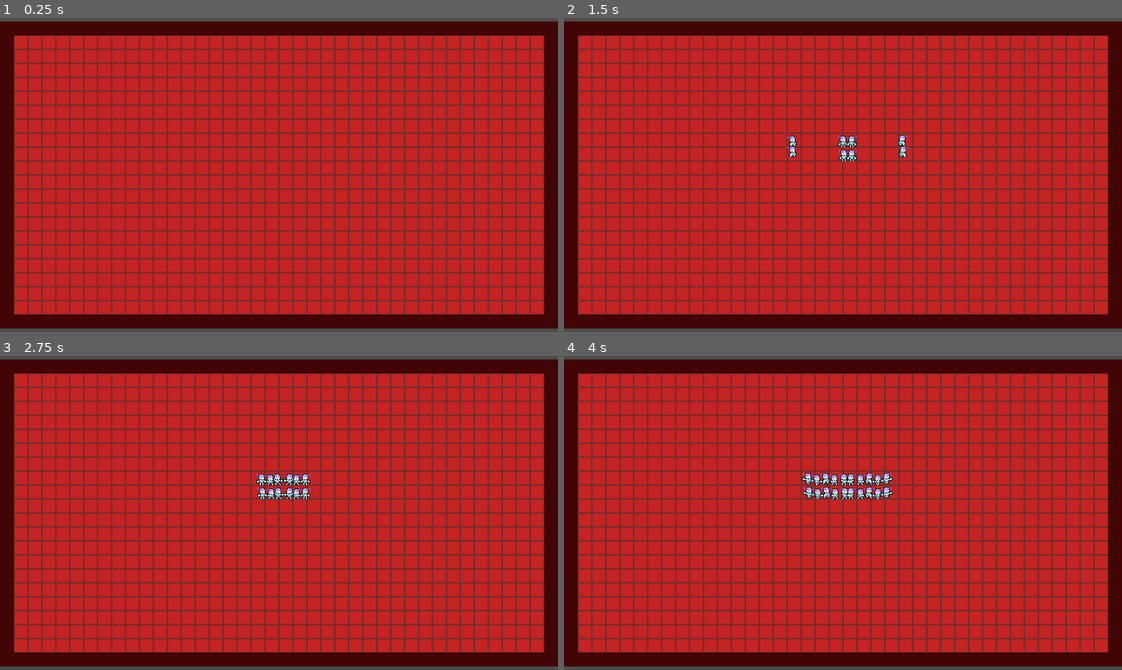
Above: before the commit, frames 1-4 (two rows, left to right).
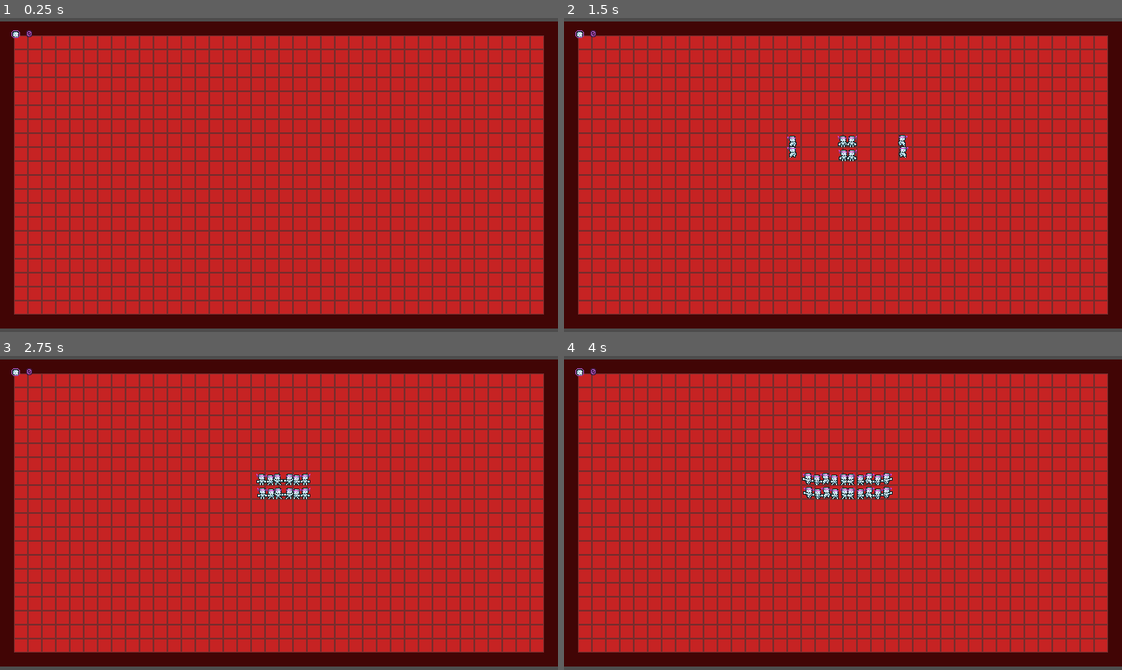
Above: after the commit, the same moments.

Repository: Hugo-Carbiener/Tinycromancer
Game: Godot game, scene res://scenes/combat.tscn
Two runs of this game, one before a commit and one after it. Both use one fixed random seed, a clock stepped at 60 frames per second and the inputs below.
Inputs:
- Up to frame 1 (0.25 s): no input
- Up to frame 2 (1.5 s): tap Enter at 0.5 s; tap Space (espace) at 0.6, 1.35 s
- Up to frame 3 (2.75 s): tap Space (espace) at 2.1 s
- Up to frame 4 (4 s): tap Space (espace) at 2.85, 3.6 s

The runs differ from the first frame. In frame 1, less than 0.1% of the frame differs, in the area x 2-6%, y 3-7%; in frame 2, less than 0.1%; in frame 3, less than 0.1%; in frame 4, less than 0.1%.

Commit message:
Add currency gains

Diff:
--- /dev/null
+++ b/tini-cromancer/fonts/default.tres
@@ -0,0 +1,10 @@
+[gd_resource type="LabelSettings" load_steps=2 format=3 uid="uid://iv4116vilm50"]
+
+[ext_resource type="FontFile" uid="uid://1a0dtola0qk5" path="res://fonts/Dedicool.ttf" id="1_q43l0"]
+
+[resource]
+font = ExtResource("1_q43l0")
+font_size = 8
+font_color = Color(0.63529414, 0.30588236, 0.6862745, 1)
+outline_size = 4
+outline_color = Color(0.23529412, 0.09019608, 0.24705882, 1)
--- a/tini-cromancer/fonts/subtitle.tres
+++ b/tini-cromancer/fonts/subtitle.tres
@@ -4,6 +4,6 @@
 
 [resource]
 font = ExtResource("1_yqkbg")
-font_color = Color(0.5019608, 0.23137255, 0.52156866, 1)
+font_color = Color(0.63529414, 0.30588236, 0.6862745, 1)
 outline_size = 8
 outline_color = Color(0.23529412, 0.09019608, 0.24705882, 1)
--- a/tini-cromancer/fonts/title.tres
+++ b/tini-cromancer/fonts/title.tres
@@ -5,6 +5,6 @@
 [resource]
 font = ExtResource("1_mowgd")
 font_size = 32
-font_color = Color(0.7764706, 0.24705882, 0.75686276, 1)
+font_color = Color(0.63529414, 0.30588236, 0.6862745, 1)
 outline_size = 8
 outline_color = Color(0, 0, 0, 1)
--- a/tini-cromancer/scenes/combat.tscn
+++ b/tini-cromancer/scenes/combat.tscn
@@ -6,6 +6,9 @@
 [ext_resource type="Script" uid="uid://bwx3yv01dmx70" path="res://scripts/ui/WinScreen.gd" id="4_p71o4"]
 [ext_resource type="LabelSettings" uid="uid://cihjvaf0nbdvx" path="res://fonts/title.tres" id="5_vcae8"]
 [ext_resource type="LabelSettings" uid="uid://cwe2mox0o7tm" path="res://fonts/subtitle.tres" id="6_osi8t"]
+[ext_resource type="Script" uid="uid://fc3m8qimcpgh" path="res://scripts/ui/UI.gd" id="7_4gnb8"]
+[ext_resource type="PackedScene" uid="uid://bmneu2br407fk" path="res://scenes/ui/currency_icon.tscn" id="7_osi8t"]
+[ext_resource type="LabelSettings" uid="uid://iv4116vilm50" path="res://fonts/default.tres" id="9_sa5k0"]
 
 [sub_resource type="NavigationPolygon" id="NavigationPolygon_4l26h"]
 vertices = PackedVector2Array(8, 8, -8, 8, -8, -8, 8, -8)
@@ -114,3 +117,30 @@
 layout_mode = 2
 theme_override_constants/separation = -9
 alignment = 1
+
+[node name="UI" type="MarginContainer" parent="CanvasLayer" node_paths=PackedStringArray("currency_amount_label", "currency_icon")]
+offset_right = 40.0
+offset_bottom = 40.0
+theme_override_constants/margin_left = 10
+theme_override_constants/margin_top = 10
+theme_override_constants/margin_right = 10
+theme_override_constants/margin_bottom = 10
+script = ExtResource("7_4gnb8")
+currency_amount_label = NodePath("HBoxContainer/Text margin/Currency amount")
+currency_icon = NodePath("HBoxContainer/Currency icon")
+
+[node name="HBoxContainer" type="HBoxContainer" parent="CanvasLayer/UI"]
+layout_mode = 2
+size_flags_vertical = 0
+
+[node name="Currency icon" parent="CanvasLayer/UI/HBoxContainer" instance=ExtResource("7_osi8t")]
+layout_mode = 2
+
+[node name="Text margin" type="MarginContainer" parent="CanvasLayer/UI/HBoxContainer"]
+layout_mode = 2
+theme_override_constants/margin_top = 2
+
+[node name="Currency amount" type="Label" parent="CanvasLayer/UI/HBoxContainer/Text margin"]
+layout_mode = 2
+text = "999"
+label_settings = ExtResource("9_sa5k0")
--- a/tini-cromancer/scenes/ui/currency_icon.tscn
+++ b/tini-cromancer/scenes/ui/currency_icon.tscn
@@ -4,4 +4,4 @@
 
 [node name="Currency icon" type="TextureRect"]
 texture = ExtResource("1_j4uii")
-stretch_mode = 2
+stretch_mode = 4
--- /dev/null
+++ b/tini-cromancer/scripts/ui/UI.gd
@@ -0,0 +1,12 @@
+class_name UI extends Control
+
+@export_group("Currency components")
+@export var currency_amount_label : Label
+@export var currency_icon : TextureRect
+
+func _ready() -> void:
+	dispatch_currency()
+
+func dispatch_currency():
+	currency_amount_label.text = str(UserData.souls)
+	AnimationsUtils.bounce(currency_icon, 1.5)
Binary file added: tini-cromancer/fonts/Tiny5-Regular.ttf
Not shown, added: tini-cromancer/fonts/Tiny5-Regular.ttf.import
Not shown: 1 places in tini-cromancer/scenes/combat.tscn that only renumber resources
Not shown, added: tini-cromancer/scripts/ui/UI.gd.uid
Binary file changed: tini-cromancer/sprites/UI.aseprite
Binary file added: tini-cromancer/sprites/UI_currency-icon-large.png
Not shown, added: tini-cromancer/sprites/UI_currency-icon-large.png.import
Binary file changed: tini-cromancer/sprites/UI_currency-icon.png
